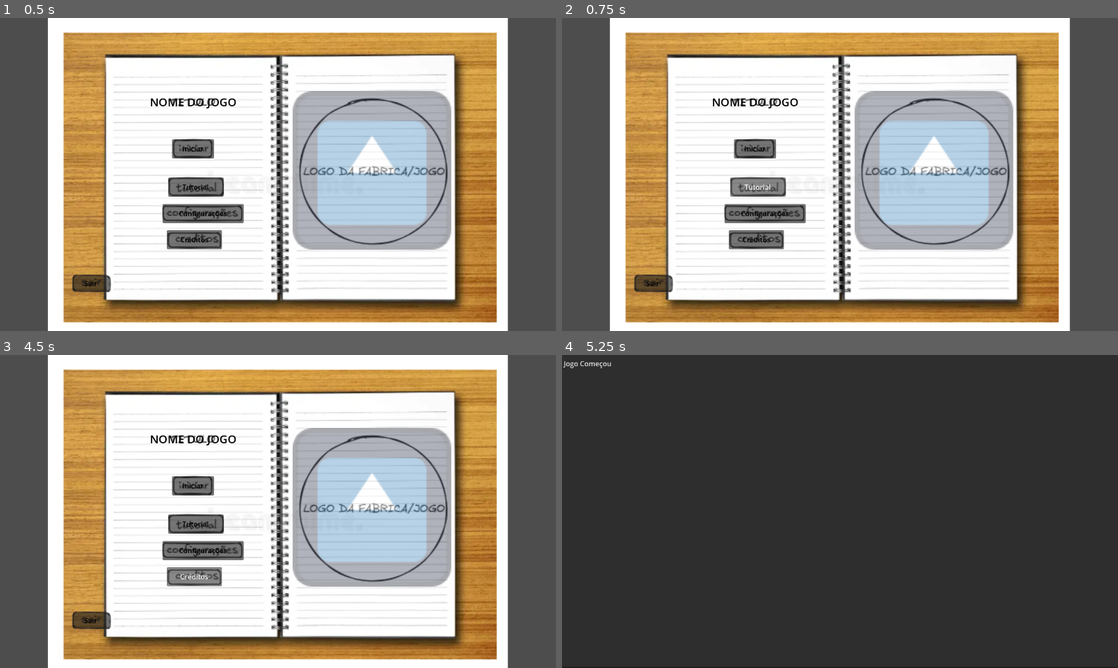
Above: before the commit, frames 1-4 (two rows, left to right).
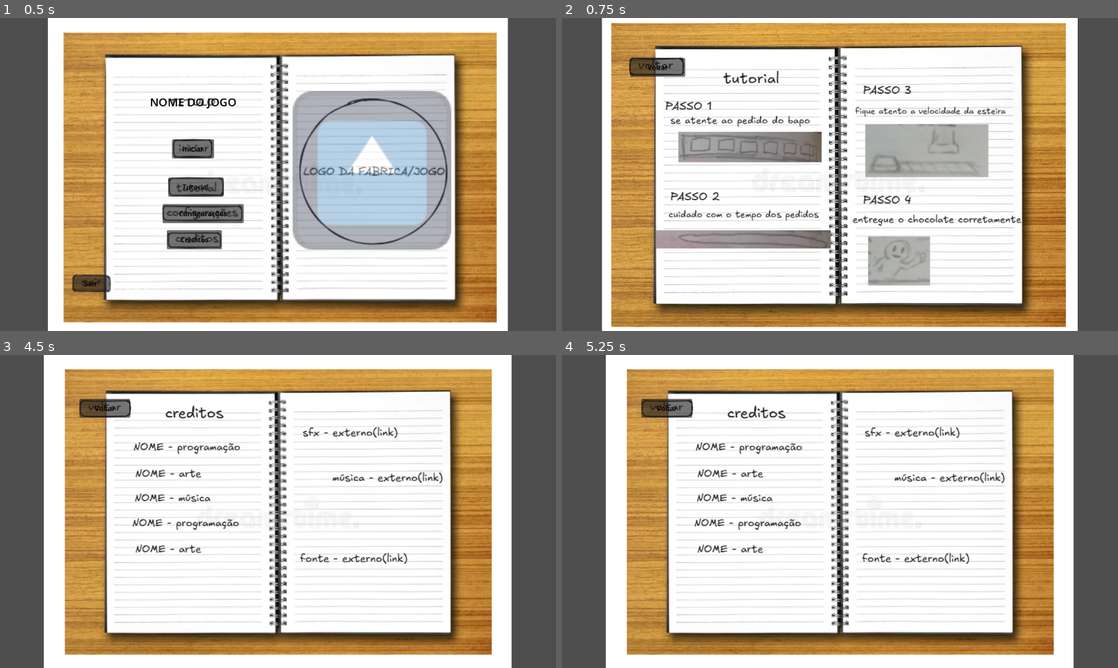
Above: after the commit, the same moments.

Repository: Masoax/felpojam-1
Game: Godot game, scene res://menu_principal.tscn
The game is run twice, just before and just after one commit, with the same random seed, the same clock (stepped at 60 frames per second) and the same inputs. The engine's default icon, where the game draws it, is replaced by a stand-in: a white triangle on a blue panel in a dark square.
Inputs (mouse positions are in pixels of both pictures, inside the frame that each line leads up to):
- Up to frame 1 (0.5 s): no input
- Up to frame 2 (0.75 s): click "Tutorial" at 0.5 s
- Up to frame 3 (4.5 s): click (94, 405) at 1.25 s, where only the run after the commit has a clickable "Voltar"; click "Configurações" at 2 s; click "Tela Cheia" at 2.75 s; click "Voltar" at 3.5 s; click "Créditos" at 4.25 s
- Up to frame 4 (5.25 s): click (756, 486) at 5 s, where only the run before the commit has a clickable "Iniciar"

Frame 1 is identical in both runs. In frame 2, 49% of the frame differs, in the area x 7-93%, y 0-100%; in frame 3, 34%; in frame 4, 99%, in the area x 0-100%, y 0-100%.

Commit message:
Menu minimamente funcional
Eu estou feliz comigo mesmo agora! 😂

Diff:
--- a/menu_principal.gd
+++ b/menu_principal.gd
@@ -4,27 +4,50 @@
 @export var cena_gameplay: PackedScene
 
 @onready var menu_inicial = $MenuInicial
+@onready var menu_tutorial = $MenuTutorial
 @onready var menu_config = $MenuConfig
+@onready var menu_creditos = $MenuCreditos
 
+# Variaveis para salvar as configuções e fazer elas carregarem quando o jogo abrir de novo
+const ARQUIVO_SAVE = "user://config.cfg"
+
+@onready var slider_geral = $MenuConfig/SliderGeral
+@onready var slider_musica = $MenuConfig/SliderMusica
+@onready var slider_sfx = $MenuConfig/SliderSFX
+@onready var check_tela_cheia =$MenuConfig/CheckTelaCheia
+
+# Função que carrega as configurações salvas
+func _ready():
+	carregar_configuracoes()
+
+# Função para abrir a cena da gameplay
 func _on_btn_iniciar_pressed():
-	# Abre a cena da gameplay
 	get_tree().change_scene_to_packed(cena_gameplay)
 
-func _on_btn_sair_pressed():
-	# Fecha o jogo
-	get_tree().quit()
+# funções para trocar o menu inicial com o do tutorial
+func exibir_tutorial(mostrar_tutorial: bool):
+	menu_inicial.visible = !mostrar_tutorial
+	menu_tutorial.visible = mostrar_tutorial
 
-# função para trocar o menu inicial com o das configurações
+func _on_btn_tutorial_pressed():
+	exibir_tutorial(true)
+
+func _on_btn_voltar_pressed():
+	exibir_tutorial(false)
+	exibir_configuracoes(false)
+	exibir_creditos(false)
+
+# funções para trocar o menu inicial com o das configurações
 func exibir_configuracoes(mostrar_config: bool):
 	menu_inicial.visible = !mostrar_config
 	menu_config.visible = mostrar_config
 
-# Sinais dos botões das configurações
 func _on_btn_config_pressed():
 	exibir_configuracoes(true)
 
-func _on_btn_voltar_pressed():
-	exibir_configuracoes(false)
+#func _on_btn_voltar_pressed():
+#	exibir_configuracoes(false)
+#	exibir_tutorial(false)
 
 # Variaveis para guardas as configurações dos canais de audio
 var bus_geral = AudioServer.get_bus_index("Master")
@@ -33,12 +56,15 @@
 
 func _on_slider_geral_value_changed(value: float):
 	AudioServer.set_bus_volume_db(bus_geral, linear_to_db(value / 100))
+	salvar_configuracoes() # Salvando as alterações para quando o jogo abrir de novo
 
 func _on_slider_musica_value_changed(value: float):
 	AudioServer.set_bus_volume_db(bus_musica, linear_to_db(value / 100))
+	salvar_configuracoes() # Salvando as alterações para quando o jogo abrir de novo
 
 func _on_slider_sfx_value_changed(value: float):
 	AudioServer.set_bus_volume_db(bus_sfx, linear_to_db(value / 100))
+	salvar_configuracoes() # Salvando as alterações para quando o jogo abrir de novo
 
 # Configuração da tela cheia
 func _on_check_tela_cheia_toggled(toggled_on: bool):
@@ -46,3 +72,41 @@
 		DisplayServer.window_set_mode(DisplayServer.WINDOW_MODE_FULLSCREEN)
 	else:
 		DisplayServer.window_set_mode(DisplayServer.WINDOW_MODE_WINDOWED)
+	salvar_configuracoes() # Salvando as alterações para quando o jogo abrir de novo
+
+# funções para trocar o menu inicial com os dos creditos
+func exibir_creditos(mostrar_creditos: bool):
+	menu_inicial.visible = !mostrar_creditos
+	menu_creditos.visible = mostrar_creditos
+
+func _on_btn_creditos_pressed():
+	exibir_creditos(true)
+
+#func _on_btn_voltar_pressed():
+
+# Função para fechar o jogo
+func _on_btn_sair_pressed():
+	get_tree().quit()
+
+# Salvando as configurações para serem usadas quando o jogo for aberto de novo
+func salvar_configuracoes():
+	var config = ConfigFile.new()
+
+	config.set_value("Audio", "Geral", slider_geral.value)
+	config.set_value("Audio", "Musica", slider_musica.value)
+	config.set_value("Audio", "SFX", slider_sfx.value)
+	config.set_value("Video", "TelaCheia", check_tela_cheia.button_pressed)
+
+	config.save(ARQUIVO_SAVE)
+
+# Carregando as configurações salvas de quando o jogo foi aberto pela ultima vez
+func carregar_configuracoes():
+	var config = ConfigFile.new()
+
+	if config.load(ARQUIVO_SAVE) != OK:
+		return
+
+	slider_geral.value = config.get_value("Audio", "Geral", 100.0)
+	slider_musica.value = config.get_value("Audio", "Musica", 100.0)
+	slider_sfx.value = config.get_value("Audio", "SFX", 100.0)
+	check_tela_cheia.button_pressed = config.get_value("Video", "TelaCheia", false)
--- a/menu_principal.tscn
+++ b/menu_principal.tscn
@@ -5,6 +5,8 @@
 [ext_resource type="Texture2D" uid="uid://bfo68d5wb3mce" path="res://Sprites/MenuInicial_placeholder.webp" id="3_ul6ys"]
 [ext_resource type="Texture2D" uid="uid://beokmsopk4eaf" path="res://icon.svg" id="4_ns3he"]
 [ext_resource type="Texture2D" uid="uid://bkhmkvj5bfjmy" path="res://Sprites/MenuConfig_placeholder.png" id="5_fa1tu"]
+[ext_resource type="Texture2D" uid="uid://hdj71ovf8320" path="res://Sprites/MenuTutorial_placeholder.png" id="6_a6518"]
+[ext_resource type="Texture2D" uid="uid://b0qhparkhfxr1" path="res://Sprites/MenuCreditos_placeholder.png" id="7_yxm4i"]
 
 [node name="MenuPrincipal" type="Control" unique_id=1363727023]
 layout_mode = 3
@@ -36,7 +38,7 @@
 stretch_mode = 5
 metadata/_edit_use_anchors_ = true
 
-[node name="BtnIniciar" type="Button" parent="MenuInicial/TextureRect" unique_id=1232188284]
+[node name="BtnIniciar" type="Button" parent="MenuInicial" unique_id=1232188284]
 layout_mode = 1
 anchors_preset = -1
 anchor_left = 0.309375
@@ -47,7 +49,7 @@
 text = "Iniciar"
 metadata/_edit_use_anchors_ = true
 
-[node name="BtnTutorial" type="Button" parent="MenuInicial/TextureRect" unique_id=81930302]
+[node name="BtnTutorial" type="Button" parent="MenuInicial" unique_id=81930302]
 layout_mode = 1
 anchors_preset = -1
 anchor_left = 0.30234376
@@ -58,7 +60,7 @@
 text = "Tutorial"
 metadata/_edit_use_anchors_ = true
 
-[node name="BtnConfig" type="Button" parent="MenuInicial/TextureRect" unique_id=179059515]
+[node name="BtnConfig" type="Button" parent="MenuInicial" unique_id=179059515]
 layout_mode = 1
 anchors_preset = -1
 anchor_left = 0.2921875
@@ -69,7 +71,7 @@
 text = "Configurações"
 metadata/_edit_use_anchors_ = true
 
-[node name="BtnCreditos" type="Button" parent="MenuInicial/TextureRect" unique_id=705765288]
+[node name="BtnCreditos" type="Button" parent="MenuInicial" unique_id=705765288]
 layout_mode = 1
 anchors_preset = -1
 anchor_left = 0.3
@@ -81,7 +83,7 @@
 "
 metadata/_edit_use_anchors_ = true
 
-[node name="BtnSair" type="Button" parent="MenuInicial/TextureRect" unique_id=1959171468]
+[node name="BtnSair" type="Button" parent="MenuInicial" unique_id=1959171468]
 layout_mode = 1
 anchors_preset = -1
 anchor_left = 0.13125
@@ -93,7 +95,7 @@
 text = "Sair"
 metadata/_edit_use_anchors_ = true
 
-[node name="TextureRect" type="TextureRect" parent="MenuInicial/TextureRect" unique_id=840569768]
+[node name="TextureRect2" type="TextureRect" parent="MenuInicial" unique_id=840569768]
 modulate = Color(1, 1, 1, 0.39215687)
 layout_mode = 1
 anchors_preset = -1
@@ -104,7 +106,7 @@
 texture = ExtResource("4_ns3he")
 metadata/_edit_use_anchors_ = true
 
-[node name="NomeDoJogo" type="Label" parent="MenuInicial/TextureRect" unique_id=193045302]
+[node name="NomeDoJogo" type="Label" parent="MenuInicial" unique_id=193045302]
 layout_mode = 1
 anchors_preset = -1
 anchor_left = 0.26953125
@@ -116,7 +118,7 @@
 text = "NOME DO JOGO"
 metadata/_edit_use_anchors_ = true
 
-[node name="MenuConfig" type="Control" parent="." unique_id=574583915]
+[node name="MenuTutorial" type="Control" parent="." unique_id=1380683657]
 visible = false
 layout_mode = 1
 anchors_preset = 15
@@ -126,18 +128,18 @@
 grow_vertical = 2
 metadata/_edit_use_anchors_ = true
 
-[node name="TextureRect" type="TextureRect" parent="MenuConfig" unique_id=1221728880]
-layout_mode = 1
-anchors_preset = 15
-anchor_right = 1.0
-anchor_bottom = 1.0
-grow_horizontal = 2
-grow_vertical = 2
-texture = ExtResource("5_fa1tu")
+[node name="TextureRect" type="TextureRect" parent="MenuTutorial" unique_id=555649731]
+layout_mode = 1
+anchors_preset = 15
+anchor_right = 1.0
+anchor_bottom = 1.0
+grow_horizontal = 2
+grow_vertical = 2
+texture = ExtResource("6_a6518")
 stretch_mode = 5
 metadata/_edit_use_anchors_ = true
 
-[node name="BtnVoltar" type="Button" parent="MenuConfig/TextureRect" unique_id=1489302557]
+[node name="BtnVoltar" type="Button" parent="MenuTutorial" unique_id=211087816]
 layout_mode = 1
 anchors_preset = -1
 anchor_left = 0.12265625
@@ -148,7 +150,39 @@
 text = "Voltar"
 metadata/_edit_use_anchors_ = true
 
-[node name="Configuracoes" type="Label" parent="MenuConfig/TextureRect" unique_id=903175959]
+[node name="MenuConfig" type="Control" parent="." unique_id=574583915]
+visible = false
+layout_mode = 1
+anchors_preset = 15
+anchor_right = 1.0
+anchor_bottom = 1.0
+grow_horizontal = 2
+grow_vertical = 2
+metadata/_edit_use_anchors_ = true
+
+[node name="TextureRect" type="TextureRect" parent="MenuConfig" unique_id=1221728880]
+layout_mode = 1
+anchors_preset = 15
+anchor_right = 1.0
+anchor_bottom = 1.0
+grow_horizontal = 2
+grow_vertical = 2
+texture = ExtResource("5_fa1tu")
+stretch_mode = 5
+metadata/_edit_use_anchors_ = true
+
+[node name="BtnVoltar" type="Button" parent="MenuConfig" unique_id=1489302557]
+layout_mode = 1
+anchors_preset = -1
+anchor_left = 0.12265625
+anchor_top = 0.12777779
+anchor_right = 0.22172852
+anchor_bottom = 0.18788588
+theme_override_colors/font_color = Color(0, 0, 0, 1)
+text = "Voltar"
+metadata/_edit_use_anchors_ = true
+
+[node name="Configuracoes" type="Label" parent="MenuConfig" unique_id=903175959]
 layout_mode = 1
 anchors_preset = -1
 anchor_left = 0.2625
@@ -160,7 +194,7 @@
 text = "Configurações"
 metadata/_edit_use_anchors_ = true
 
-[node name="Geral" type="Label" parent="MenuConfig/TextureRect" unique_id=2131817894]
+[node name="Geral" type="Label" parent="MenuConfig" unique_id=2131817894]
 layout_mode = 1
 anchors_preset = -1
 anchor_left = 0.20234375
@@ -172,7 +206,7 @@
 text = "Geral"
 metadata/_edit_use_anchors_ = true
 
-[node name="Musica" type="Label" parent="MenuConfig/TextureRect" unique_id=1407362580]
+[node name="Musica" type="Label" parent="MenuConfig" unique_id=1407362580]
 layout_mode = 1
 anchors_preset = -1
 anchor_left = 0.19453125
@@ -184,7 +218,7 @@
 text = "Música"
 metadata/_edit_use_anchors_ = true
 
-[node name="SFX" type="Label" parent="MenuConfig/TextureRect" unique_id=1033873499]
+[node name="SFX" type="Label" parent="MenuConfig" unique_id=1033873499]
 layout_mode = 1
 anchors_preset = -1
 anchor_left = 0.20078126
@@ -196,7 +230,7 @@
 text = "SFX"
 metadata/_edit_use_anchors_ = true
 
-[node name="TelaCheia" type="Label" parent="MenuConfig/TextureRect" unique_id=2123009757]
+[node name="TelaCheia" type="Label" parent="MenuConfig" unique_id=2123009757]
 layout_mode = 1
 anchors_preset = -1
 anchor_left = 0.25234374
@@ -208,7 +242,7 @@
 text = "Tela Cheia"
 metadata/_edit_use_anchors_ = true
 
-[node name="TextureRect" type="TextureRect" parent="MenuConfig/TextureRect" unique_id=761214042]
+[node name="TextureRect2" type="TextureRect" parent="MenuConfig" unique_id=761214042]
 modulate = Color(1, 1, 1, 0.39215687)
 layout_mode = 1
 anchors_preset = -1
@@ -219,7 +253,7 @@
 texture = ExtResource("4_ns3he")
 metadata/_edit_use_anchors_ = true
 
-[node name="SliderGeral" type="HSlider" parent="MenuConfig/TextureRect" unique_id=2058826330]
+[node name="SliderGeral" type="HSlider" parent="MenuConfig" unique_id=2058826330]
 layout_mode = 1
 anchors_preset = -1
 anchor_left = 0.32265624
@@ -229,7 +263,7 @@
 value = 100.0
 metadata/_edit_use_anchors_ = true
 
-[node name="SliderMusica" type="HSlider" parent="MenuConfig/TextureRect" unique_id=2055322101]
+[node name="SliderMusica" type="HSlider" parent="MenuConfig" unique_id=2055322101]
 layout_mode = 1
 anchors_preset = -1
 anchor_left = 0.3265625
@@ -239,33 +273,71 @@
 value = 100.0
 metadata/_edit_use_anchors_ = true
 
-[node name="SliderSFX" type="HSlider" parent="MenuConfig/TextureRect" unique_id=1010897813]
+[node name="SliderSFX" type="HSlider" parent="MenuConfig" unique_id=1010897813]
 layout_mode = 1
 anchors_preset = -1
 anchor_left = 0.32734376
 anchor_top = 0.60555553
 anchor_right = 0.4890625
 anchor_bottom = 0.62777776
+offset_bottom = 3.0517578e-05
 value = 100.0
 metadata/_edit_use_anchors_ = true
 
-[node name="CheckTelaCheia" type="CheckBox" parent="MenuConfig/TextureRect" unique_id=1408302889]
+[node name="CheckTelaCheia" type="CheckBox" parent="MenuConfig" unique_id=1408302889]
 layout_mode = 1
 anchors_preset = -1
 anchor_left = 0.38046876
 anchor_top = 0.7083333
 anchor_right = 0.425
 anchor_bottom = 0.85
+offset_right = 51.0
 theme_override_colors/font_color = Color(0, 0, 0, 1)
 theme_override_colors/font_pressed_color = Color(0, 0, 0, 1)
 text = "Tela Cheia"
 metadata/_edit_use_anchors_ = true
 
-[connection signal="pressed" from="MenuInicial/TextureRect/BtnIniciar" to="." method="_on_btn_iniciar_pressed"]
-[connection signal="pressed" from="MenuInicial/TextureRect/BtnConfig" to="." method="_on_btn_config_pressed"]
-[connection signal="pressed" from="MenuInicial/TextureRect/BtnSair" to="." method="_on_btn_sair_pressed"]
-[connection signal="pressed" from="MenuConfig/TextureRect/BtnVoltar" to="." method="_on_btn_voltar_pressed"]
-[connection signal="value_changed" from="MenuConfig/TextureRect/SliderGeral" to="." method="_on_slider_geral_value_changed"]
-[connection signal="value_changed" from="MenuConfig/TextureRect/SliderMusica" to="." method="_on_slider_musica_value_changed"]
-[connection signal="value_changed" from="MenuConfig/TextureRect/SliderSFX" to="." method="_on_slider_sfx_value_changed"]
-[connection signal="toggled" from="MenuConfig/TextureRect/CheckTelaCheia" to="." method="_on_check_tela_cheia_toggled"]
+[node name="MenuCreditos" type="Control" parent="." unique_id=827831790]
+visible = false
+layout_mode = 1
+anchors_preset = 15
+anchor_right = 1.0
+anchor_bottom = 1.0
+grow_horizontal = 2
+grow_vertical = 2
+metadata/_edit_use_anchors_ = true
+
+[node name="TextureRect" type="TextureRect" parent="MenuCreditos" unique_id=1006726884]
+layout_mode = 1
+anchors_preset = 15
+anchor_right = 1.0
+anchor_bottom = 1.0
+grow_horizontal = 2
+grow_vertical = 2
+texture = ExtResource("7_yxm4i")
+stretch_mode = 5
+metadata/_edit_use_anchors_ = true
+
+[node name="BtnVoltar" type="Button" parent="MenuCreditos/TextureRect" unique_id=1255496654]
+layout_mode = 1
+anchors_preset = -1
+anchor_left = 0.14296874
+anchor_top = 0.14027777
+anchor_right = 0.23422852
+anchor_bottom = 0.20038588
+theme_override_colors/font_color = Color(0, 0, 0, 1)
+text = "Voltar"
+metadata/_edit_use_anchors_ = true
+
+[connection signal="pressed" from="MenuInicial/BtnIniciar" to="." method="_on_btn_iniciar_pressed"]
+[connection signal="pressed" from="MenuInicial/BtnTutorial" to="." method="_on_btn_tutorial_pressed"]
+[connection signal="pressed" from="MenuInicial/BtnConfig" to="." method="_on_btn_config_pressed"]
+[connection signal="pressed" from="MenuInicial/BtnCreditos" to="." method="_on_btn_creditos_pressed"]
+[connection signal="pressed" from="MenuInicial/BtnSair" to="." method="_on_btn_sair_pressed"]
+[connection signal="pressed" from="MenuTutorial/BtnVoltar" to="." method="_on_btn_voltar_pressed"]
+[connection signal="pressed" from="MenuConfig/BtnVoltar" to="." method="_on_btn_voltar_pressed"]
+[connection signal="value_changed" from="MenuConfig/SliderGeral" to="." method="_on_slider_geral_value_changed"]
+[connection signal="value_changed" from="MenuConfig/SliderMusica" to="." method="_on_slider_musica_value_changed"]
+[connection signal="value_changed" from="MenuConfig/SliderSFX" to="." method="_on_slider_sfx_value_changed"]
+[connection signal="toggled" from="MenuConfig/CheckTelaCheia" to="." method="_on_check_tela_cheia_toggled"]
+[connection signal="pressed" from="MenuCreditos/TextureRect/BtnVoltar" to="." method="_on_btn_voltar_pressed"]
Binary file added: Sprites/MenuCreditos_placeholder.png
Not shown, added: Sprites/MenuCreditos_placeholder.png.import
Binary file added: Sprites/MenuTutorial_placeholder.png
Not shown, added: Sprites/MenuTutorial_placeholder.png.import
